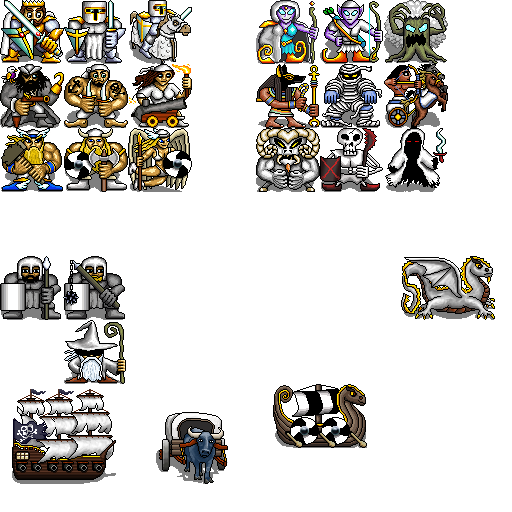
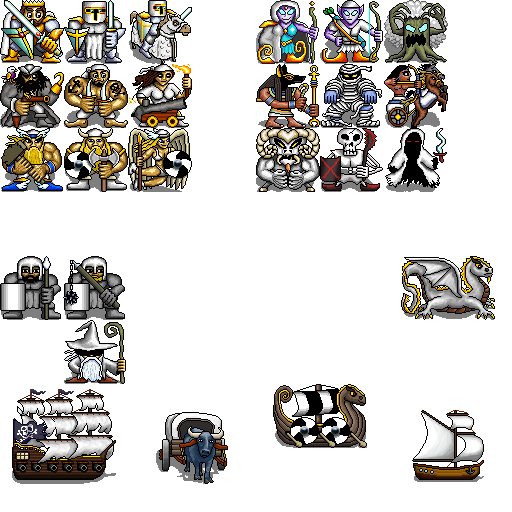
Two versions of the same layered image (w=512, h=512). Layer-by-layer changes:
painted on "Colour" over <box>414,413,483,462</box>
painted on "Detail" over <box>412,410,484,480</box>
painted on "Shadow" over <box>414,475,484,482</box>
